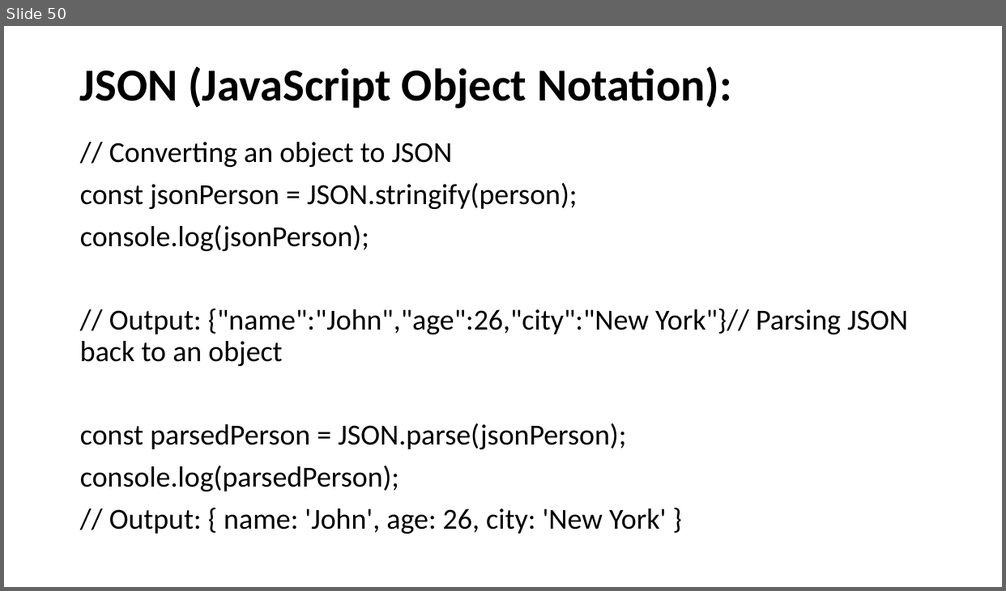
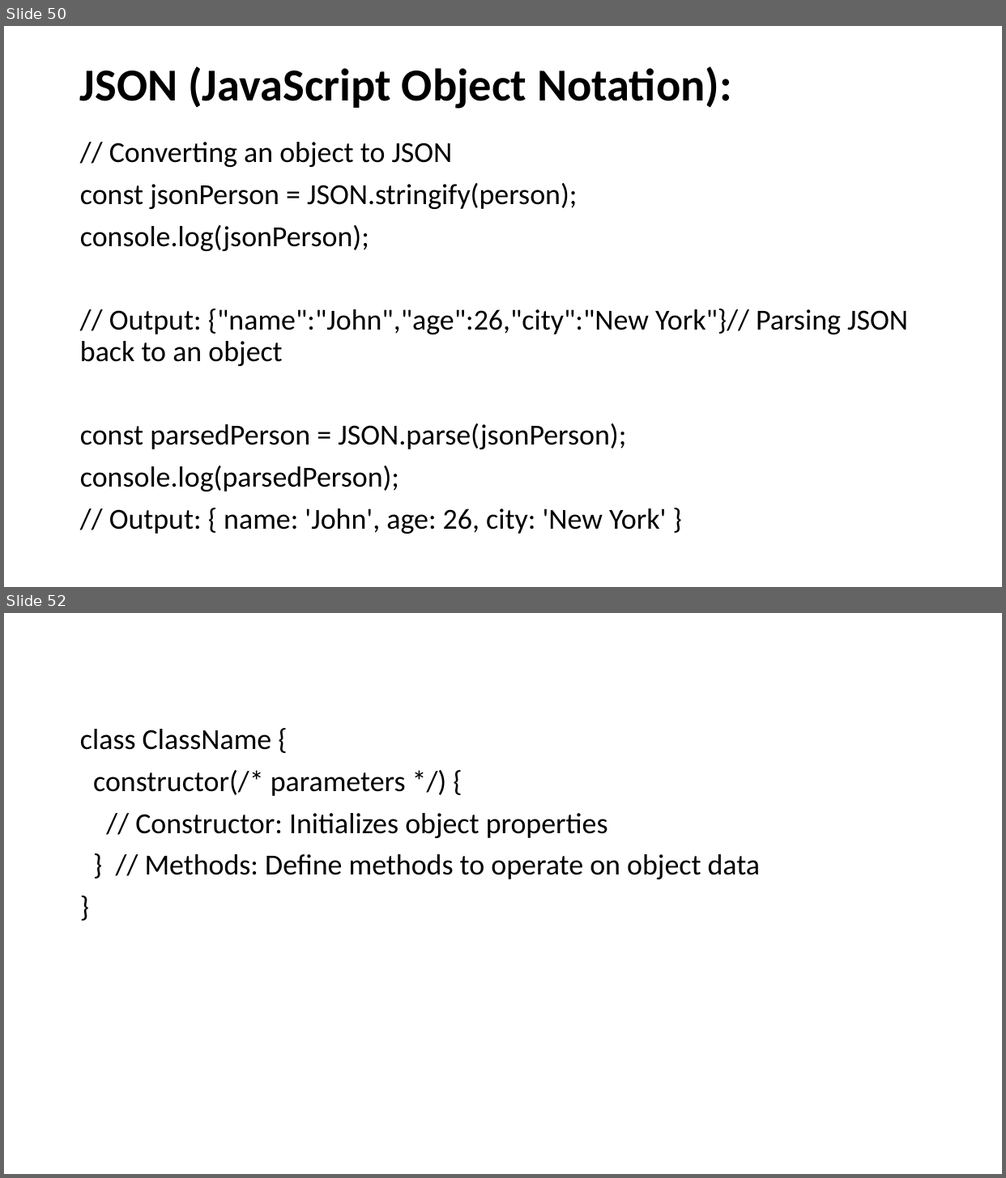
Before and after one commit to SethLK/JavaScript-Wizard-Course-for-Beginners, a slide deck: JavaScript Master Course for Beginners.pptx. Shown one above the other, each under a label of ours: slide 50 before the commit, slides 50 and 52 after it; the slides between them are not shown. The pictures are 1006x591 and 1006x1178 pixels, drawn with LibreOffice and Linux fonts; fonts in the diff are those of the drawing. Boxes give left, top, right and bottom in pixels: in the first picture for what was removed or moved away, otherwise in the second. Text is boxed around its words. In the diff, an @@ line names an element or a change of style, - is before the commit and + after.

```diff
--- a/JavaScript Master Course for Beginners.pptx
+++ b/JavaScript Master Course for Beginners.pptx
@@ slide 52 added at [4,613,1002,1174], background #FFFFFF @@
@@ text added at [80,729,761,879], 28 pt, text #000000 @@
+class ClassName {
+constructor(/* parameters */) {
+// Constructor: Initializes object properties
+} // Methods: Define methods to operate on object data
+}
```
Also in this commit, not shown: 7 other slides added.
